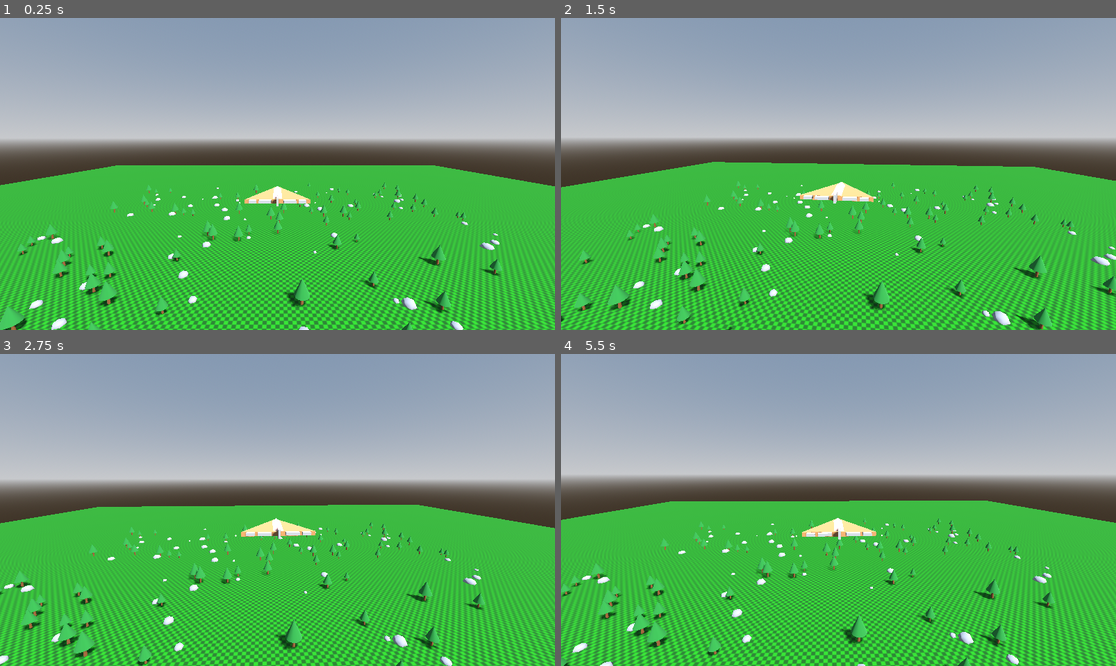
Above: before the commit, frames 1-4 (two rows, left to right).
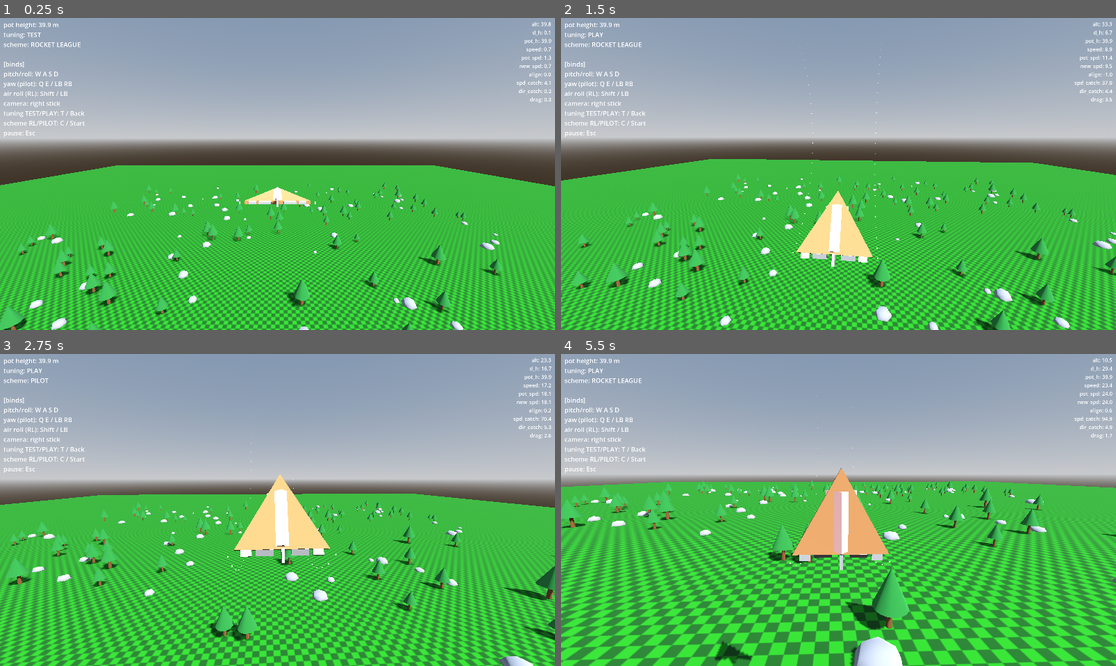
Above: after the commit, the same moments.

Repository: westonkelliher/glider
Game: Godot game, scene res://scenes/main.tscn
Two runs of this game, one before a commit and one after it. Both use one fixed random seed, a clock stepped at 60 frames per second and the inputs below.
Inputs (mouse positions are in pixels of both pictures, inside the frame that each line leads up to):
- Up to frame 1 (0.25 s): no input
- Up to frame 2 (1.5 s): tap Enter at 0.5 s; move the mouse to (866, 174) at 0.52 s; hold T (toggle_tuning) 0.53-1.28 s; hold W (move_forward) from 0.53 s (still down); move the mouse to (810, 174) at 1.27 s; tap Shift (air_roll) at 1.35 s
- Up to frame 3 (2.75 s): keep holding W (move_forward); tap T (toggle_tuning) at 1.55, 2.3 s; move the mouse to (288, 503) at 2.02 s; hold C (toggle_scheme) from 2.03 s (still down)
- Up to frame 4 (5.5 s): keep holding W (move_forward); move the mouse to (832, 516) at 2.77 s; release C (toggle_scheme) at 2.78 s; tap T (toggle_tuning) at 2.85, 4.55, 5.3 s; move the mouse to (877, 513) at 3.52 s; hold T (toggle_tuning) 3.53-4.28 s; move the mouse to (794, 506) at 4.27 s; tap Shift (air_roll) at 4.35 s; move the mouse to (844, 510) at 5.02 s; hold C (toggle_scheme) from 5.03 s (still down)

The runs differ from the first frame. In frame 1, 1.2% of the frame differs, in the area x 0-100%, y 1-100%; in frame 2, 26%; in frame 3, 31%; in frame 4, 40%.
Error before the commit: Parse Error: Cannot infer the type of "pot_speed_catchup" variable because the value doesn't have a set type. (res://scripts/glider_body.gd:97)

Commit message:
Flight: replace commented drag with nose-pull torque; extract set_stats
Drag now bleeds via a torque that rotates the craft toward its velocity
(cross-product axis, magnitude scaled by DRAG and crosswise component),
instead of the old disabled pot-height bleed. Stats readout pulled into
its own set_stats() and adopt the renamed CONSTANT_CASE tuning fields.

Co-Authored-By: Claude Opus 4.8 <noreply@anthropic.com>

Diff:
--- a/scripts/glider_body.gd
+++ b/scripts/glider_body.gd
@@ -54,7 +54,7 @@
 
 
 func menu_labels() -> Dictionary:
-	return {"tuning": tuning.display_name, "control": GliderInput.name_of(control_scheme)}
+	return {"tuning": tuning.DISPLAY_NAME, "control": GliderInput.name_of(control_scheme)}
 
 
 func _unhandled_input(event: InputEvent) -> void:
@@ -73,9 +73,9 @@
 	adjust_ailerons(delta)
 	# The smoothed control surfaces drive the craft's rotation about its own
 	# local axes, so control stays relative to the glider's orientation.
-	rotate_object_local(Vector3.RIGHT, ail_pitch * tuning.pitch_mult * delta) # pitch
-	rotate_object_local(Vector3.BACK, ail_roll * tuning.roll_mult * delta)    # roll
-	rotate_object_local(Vector3.DOWN, ail_yaw * tuning.yaw_mult * delta)      # yaw (right = nose right)
+	rotate_object_local(Vector3.RIGHT, ail_pitch * tuning.PITCH_MULT * delta) # pitch
+	rotate_object_local(Vector3.BACK, ail_roll * tuning.ROLL_MULT * delta)    # roll
+	rotate_object_local(Vector3.DOWN, ail_yaw * tuning.YAW_MULT * delta)      # yaw (right = nose right)
 
 
 
@@ -91,33 +91,46 @@
 	# current values
 	var current_speed := velocity.length()
 	var current_dir := velocity.normalized() # TODO: look out for magnitude 0 velocity
-	if !current_dir:
+	if !current_dir.length():
 		current_dir = Vector3.DOWN
+	#
+	var drag_factor := tuning.DRAG * current_speed * nose_dir.cross(current_dir).length()
 	# new values
-	var pot_speed_catchup := 1.0+tuning.pot_speed_catchup_mult*(0.1+current_speed)
+	var pot_speed_catchup := 1.0+tuning.POT_SPEED_CATCHUP_MULT*(0.1+current_speed)
 	var new_speed := move_toward(current_speed, pot_speed, pot_speed_catchup * delta)
 	var dir_offset := nose_dir - current_dir
-	var pot_dir_catchup := tuning.pot_dir_catchup_mult * current_speed * dir_offset.length()
+	var pot_dir_catchup := tuning.POT_DIR_CATCHUP_MULT * current_speed * dir_offset.length()
 	var new_dir := current_dir.move_toward(nose_dir, pot_dir_catchup * delta)# TODO: calculate shortest direct arc from current_dir to pot_dir
 	var new_velocity := new_speed * new_dir
 
-	## forces
-	# no stuck:
-	if velocity.length() < 0.02:
-		velocity += Vector3.DOWN*0.01
-	## drag: bleed pot energy when moving crosswise to the nose (1 - alignment)
-	#var alignment_drag_factor := (1.0 - nose_dir.dot(current_dir))
-	#pot_height -= tuning.drag * current_speed * alignment_drag_factor * delta
-	#if pot_height < 0:
-		#pot_height = 0
-	#if position.y < 2.0:
-		#pot_height += 5 * delta # recover pot for testing
+	## Nose Pull
+	var nose_pull_r := tuning.NOSE_PULL_MULT * drag_factor * delta
+	nose_pull_r = min(nose_pull_r, nose_dir.angle_to(current_dir)) # dont overshoot
+	var nose_axis := nose_dir.cross(current_dir).normalized()
+	rotate(nose_axis, nose_pull_r)
+
 
 	## velocity
 	velocity = new_velocity
+	if velocity.length() < 0.1:
+		velocity += Vector3.DOWN * 0.05
 
-	_hud.set_readout(pot_height, tuning.display_name, GliderInput.name_of(control_scheme))
-	# Top-right debug readout: the 10 most telling flight-model values.
+	set_stats(d_h, current_speed, pot_speed, new_speed, nose_dir, current_dir,
+		pot_speed_catchup, pot_dir_catchup)
+	move_and_slide()
+
+
+func set_stats(
+	d_h: float,
+	current_speed: float,
+	pot_speed: float,
+	new_speed: float,
+	nose_dir: Vector3,
+	current_dir: Vector3,
+	pot_speed_catchup: float,
+	pot_dir_catchup: float,
+) -> void:
+	_hud.set_readout(pot_height, tuning.DISPLAY_NAME, GliderInput.name_of(control_scheme))
 	var align := nose_dir.dot(current_dir)
 	_hud.set_stats({
 		"alt": position.y,
@@ -129,9 +142,8 @@
 		"align": align,
 		"spd_catch": pot_speed_catchup,
 		"dir_catch": pot_dir_catchup,
-		"drag": tuning.drag * current_speed * (1.0 - align),
+		"drag": tuning.DRAG * current_speed * (1.0 - align),
 	})
-	move_and_slide()
 
 
 func adjust_ailerons(delta: float) -> void:
@@ -140,9 +152,9 @@
 	ail_roll_target = targets.y
 	ail_yaw_target = targets.z
 
-	ail_pitch = move_toward(ail_pitch, ail_pitch_target, tuning.ail_pitch_speed * delta)
-	ail_roll = move_toward(ail_roll, ail_roll_target, tuning.ail_roll_speed * delta)
-	ail_yaw = move_toward(ail_yaw, ail_yaw_target, tuning.ail_yaw_speed * delta)
+	ail_pitch = move_toward(ail_pitch, ail_pitch_target, tuning.AIL_PITCH_SPEED * delta)
+	ail_roll = move_toward(ail_roll, ail_roll_target, tuning.AIL_ROLL_SPEED * delta)
+	ail_yaw = move_toward(ail_yaw, ail_yaw_target, tuning.AIL_YAW_SPEED * delta)
 
 	# Deflect each visual surface about its correct local hinge axis.
 	$Ailerons/Pitch.rotation.x = ail_pitch * -SURFACE_DEFLECT  # elevator (both together)
